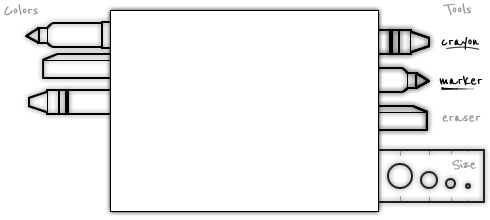
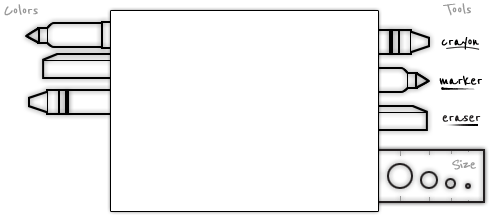
Two versions of the same layered image (490x220). Layer-by-layer changes:
added layer "eraser over" above "eraser out" over left=442, top=115, right=481, bottom=126
added layer "eraser out" above "tools" over left=442, top=115, right=481, bottom=126
removed layer "Layer 1" over left=105, top=5, right=490, bottom=217
added layer "ruler" above "crayon-outline" over left=379, top=151, right=384, bottom=201
moved "marker-outline" above "eraser-outline" over left=105, top=16, right=110, bottom=53
moved "eraser-outline" above "crayon-outline copy" over left=105, top=49, right=110, bottom=84
added layer "background" over left=105, top=5, right=490, bottom=217
